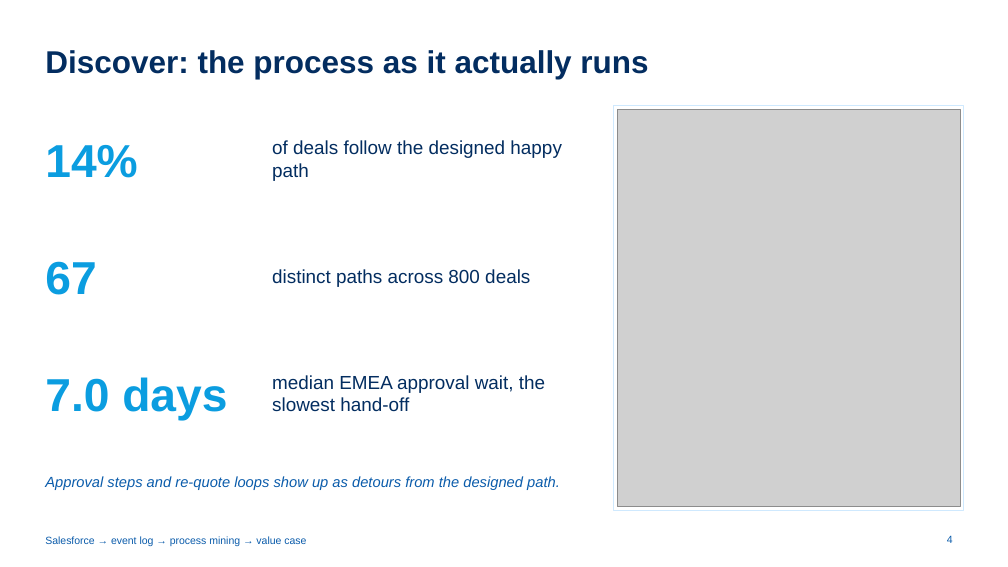
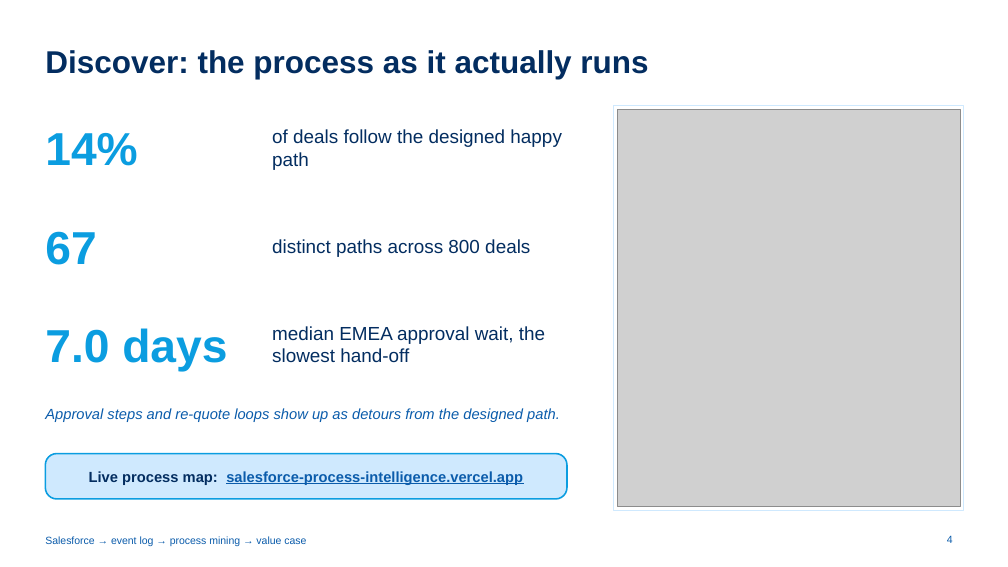
Before and after one commit to ch-lukas/salesforce-process-intelligence, a slide deck: slide 4 of deck/salesforce-process-intelligence.pptx. Drawn at 1008x567 pixels with LibreOffice and Linux fonts; fonts in the diff are those of the drawing; grey boxes stand for pictures. Boxes give left, top, right and bottom in pixels: in the first picture for what was removed or moved away, otherwise in the second. Text is boxed around its words. In the diff, an @@ line names an element or a change of style, - is before the commit and + after.

```diff
--- a/deck/salesforce-process-intelligence.pptx
+++ b/deck/salesforce-process-intelligence.pptx
@@ text "14%": place and size @@
-text "14%" at [45,145,137,178]
+text "14%" at [45,133,137,166]
@@ text "of deals follow the designed ...": place and size @@
-text "of deals follow the designed ..." at [272,140,561,181]
+text "of deals follow the designed ..." at [272,129,561,170]
@@ text "67": place and size @@
-text "67" at [45,261,96,295]
+text "67" at [45,231,96,265]
@@ text "distinct paths across 800 deals": place and size @@
-text "distinct paths across 800 deals" at [272,269,530,287]
+text "distinct paths across 800 deals" at [272,239,530,257]
@@ text "7.0 days": place and size @@
-text "7.0 days" at [45,377,227,421]
+text "7.0 days" at [45,328,227,372]
@@ text "median EMEA approval wait, the ...": place and size @@
-text "median EMEA approval wait, the ..." at [272,375,545,412]
+text "median EMEA approval wait, the ..." at [272,326,545,363]
@@ text "Approval steps and re-quote loops ...": place and size @@
-text "Approval steps and re-quote loops ..." at [45,476,560,490]
+text "Approval steps and re-quote loops ..." at [45,408,560,422]
@@ rounded rectangle added at [45,454,567,499], fill #CFE9FE, outline #0B9DE0 1.5 pt, 14 pt, text #0B5CAB, bold, underline @@
+Live process map: salesforce-process-intelligence.vercel.app
```
Also in this commit, not shown: 2 other files.
